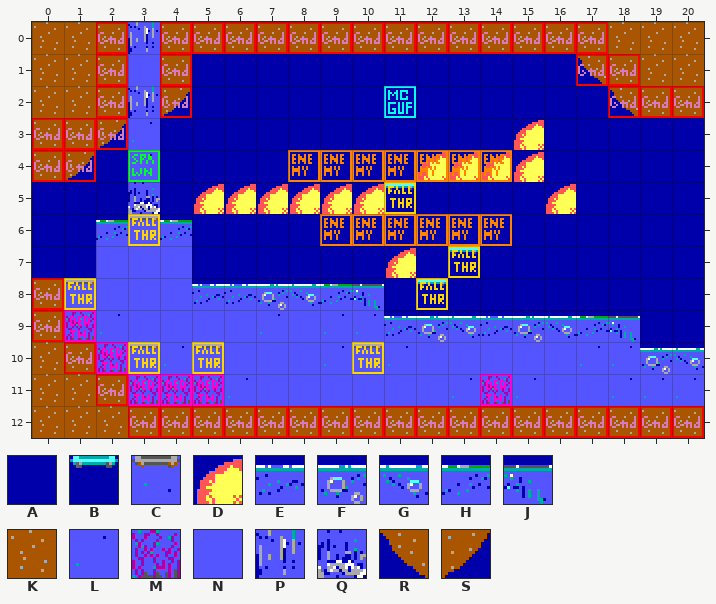
Two versions of a level (Tiled map, levels/0203.tmx). Above, as it was before the edit.
Cells are 16x16 px. Shown: x 0..20, y 0..12.
Key: from "Tileset": A 44, B 64, C 65, D 80, E 84, F 85, G 86, H 87, J 88, K 102, L 104, M 105, N 106, P 108, Q 128, R 164, S 165.
_ is an empty cell.
Layers that did not change in this view are not listed.
Layer "bg" before, first column x 0:
 0 KKKPKKKKKKKKKKKKKKKKK
 1 KKKNKAAAAAAAAAAAARKKK
 2 KKKPSAAAAAAAAAAAAARKK
 3 KKSLAAAAAAAAAAADAAAAA
 4 KSALAAAAAAAADDDDAAAAA
 5 AAAQADDDDDDBAAAADAAAA
 6 AAHCHAAAAAAAAAAAAAAAA
 7 AANNNAAAAAADABAAAAAAA
 8 KCNNNEEFGHJABAAAAAAAA
 9 KMLNNNNLNLLEFGEFGHJAA
10 KKMCLCNNNLCLNNNNNLLFG
11 KKKMMMLNNNNNNLMLNNLLL
12 KKKKKKKKKKKKKKKKKKKKK
After:
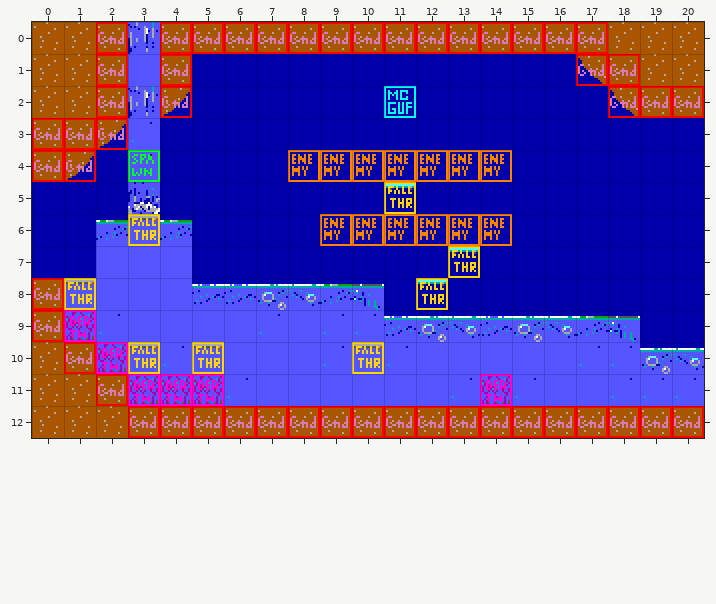
Diff:
Layer "bg":
Tile D gives way to tile A in row 3 at x 15; in row 4 at x 12 to 15; in row 5 at x 5 to 10 and 16; in row 7 at x 11.
